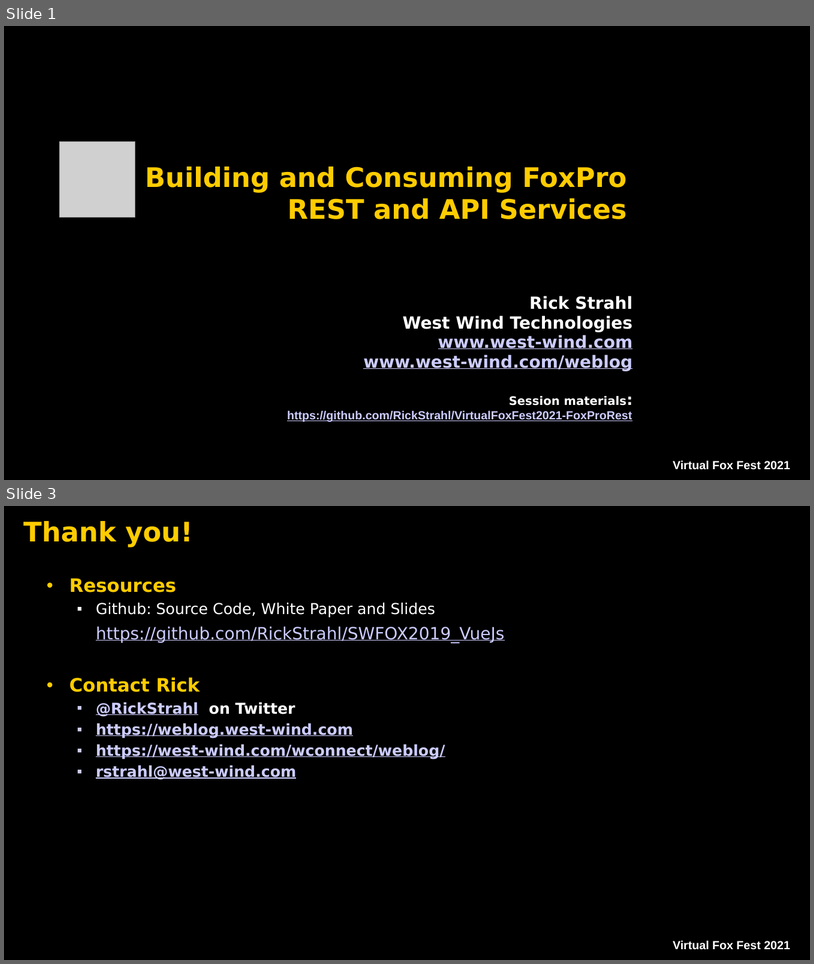
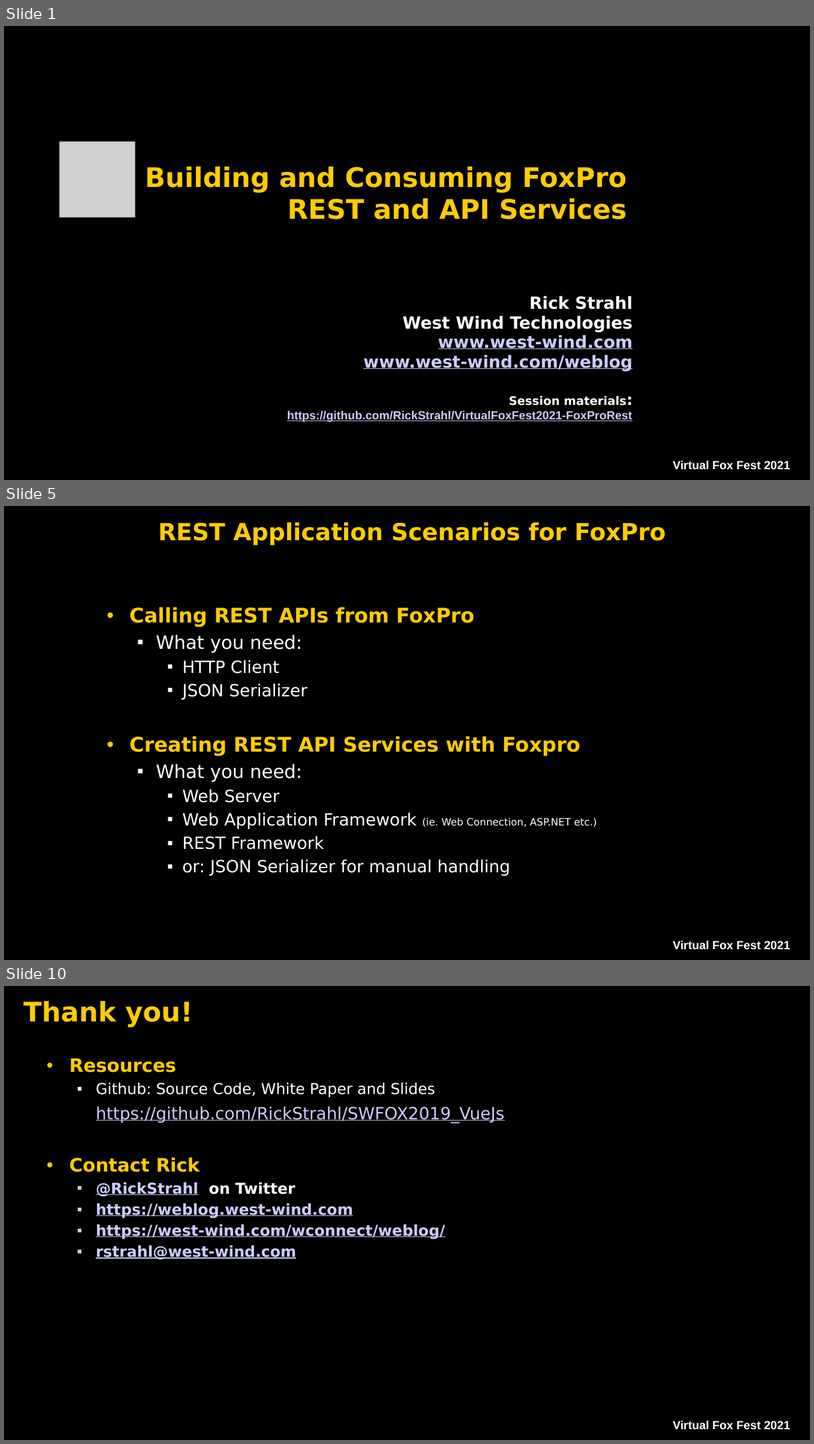
Before and after one commit to RickStrahl/VirtualFoxFest2021-FoxProRest, a slide deck: Documents/Strahl_FoxProREST.pptx. Shown one above the other, each under a label of ours: slides 1 and 3 before the commit, slides 1, 5 and 10 after it; the slides between them are not shown. The pictures are 814x964 and 814x1444 pixels, drawn with LibreOffice and Linux fonts; fonts in the diff are those of the drawing; grey boxes stand for pictures; background and template pictures are left out. Boxes give left, top, right and bottom in pixels: in the first picture for what was removed or moved away, otherwise in the second. Text is boxed around its words. In the diff, an @@ line names an element or a change of style, - is before the commit and + after.

```diff
--- a/Documents/Strahl_FoxProREST.pptx
+++ b/Documents/Strahl_FoxProREST.pptx
@@ slide 5 added at (4, 506, 810, 960), background picture (left out); not listed: 1 template element that a slide beside it also shows @@
@@ title added at (158, 522, 666, 545), 28 pt, text #FFCC00, bold @@
+REST Application Scenarios for FoxPro
@@ text added at (129, 607, 597, 876), 20 pt, text #FFFFFF @@
+• Calling REST APIs from FoxPro
+  ▪ What you need:
+    ▪ HTTP Client
+    ▪ JSON Serializer
+• Creating REST API Services with Foxpro
+  ▪ What you need:
+    ▪ Web Server
+    ▪ Web Application Framework (ie. Web Connection, ASP.NET etc.)
+    ▪ REST Framework
+    ▪ or: JSON Serializer for manual handling
@@ what was slide 3 is now slide 10 @@
```
Also in this commit, not shown: 1 slide changed, 6 other slides added, 12 other files.
